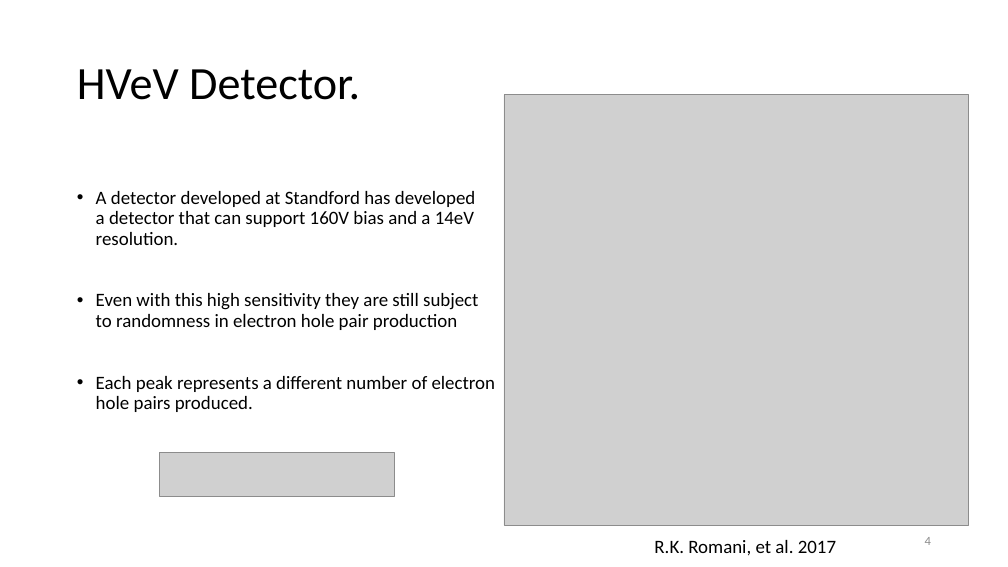
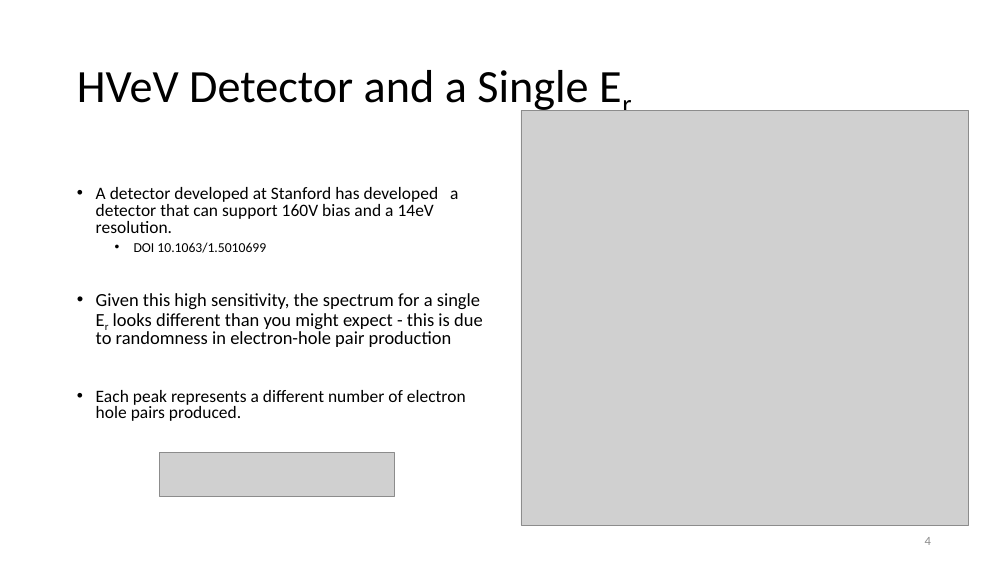
Before and after one commit to villaa/nrFano_Constraint, a slide deck: slide 4 of Mitch_Hawaii_talk. .pptx. Drawn at 1008x567 pixels with LibreOffice and Linux fonts; fonts in the diff are those of the drawing; grey boxes stand for pictures. Boxes give left, top, right and bottom in pixels: in the first picture for what was removed or moved away, otherwise in the second. Text is boxed around its words. In the diff, an @@ line names an element or a change of style, - is before the commit and + after.

```diff
--- a/Mitch_Hawaii_talk. .pptx
+++ b/Mitch_Hawaii_talk. .pptx
@@ title at bbox=[77, 70, 588, 113]: text changed @@
-HVeV Detector.
+HVeV Detector and a Single Er
@@ picture: place and size @@
-picture at bbox=[504, 95, 969, 525]
+picture at bbox=[521, 110, 969, 526]
@@ text at bbox=[96, 187, 483, 347]: text changed; size 18 to 17.6 pt @@
-• A detector developed at Standford has developed a detector that can support 160V bias and a 14eV resolution.
-• Even with this high sensitivity they are still subject to randomness in electron hole pair production
+• A detector developed at Stanford has developed a detector that can support 160V bias and a 14eV resolution.
+  • DOI 10.1063/1.5010699
+• Given this high sensitivity, the spectrum for a single Er looks different than you might expect - this is due to randomness in electron-hole pair production
@@ text at bbox=[96, 390, 466, 421]: size 18 to 16.6 pt in "Each peak represents a different number of ..."; line spacing 0.9 to 0.8 @@
@@ text removed at bbox=[654, 540, 836, 556] @@
-R.K. Romani, et al. 2017
```
Also in this commit, not shown: 8 other slides changed, 3 slides added, 4 slides removed, 22 other files.
